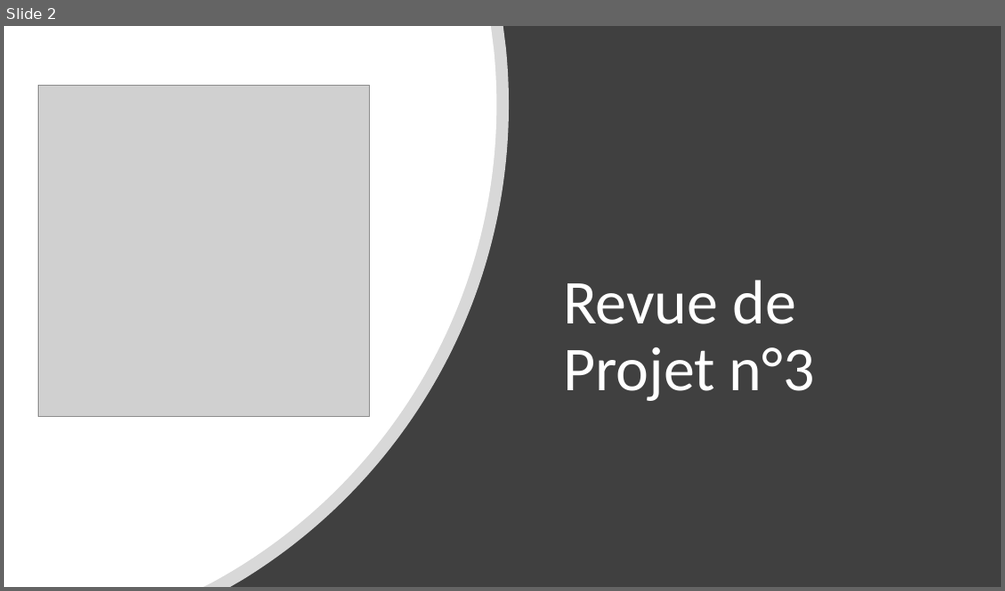
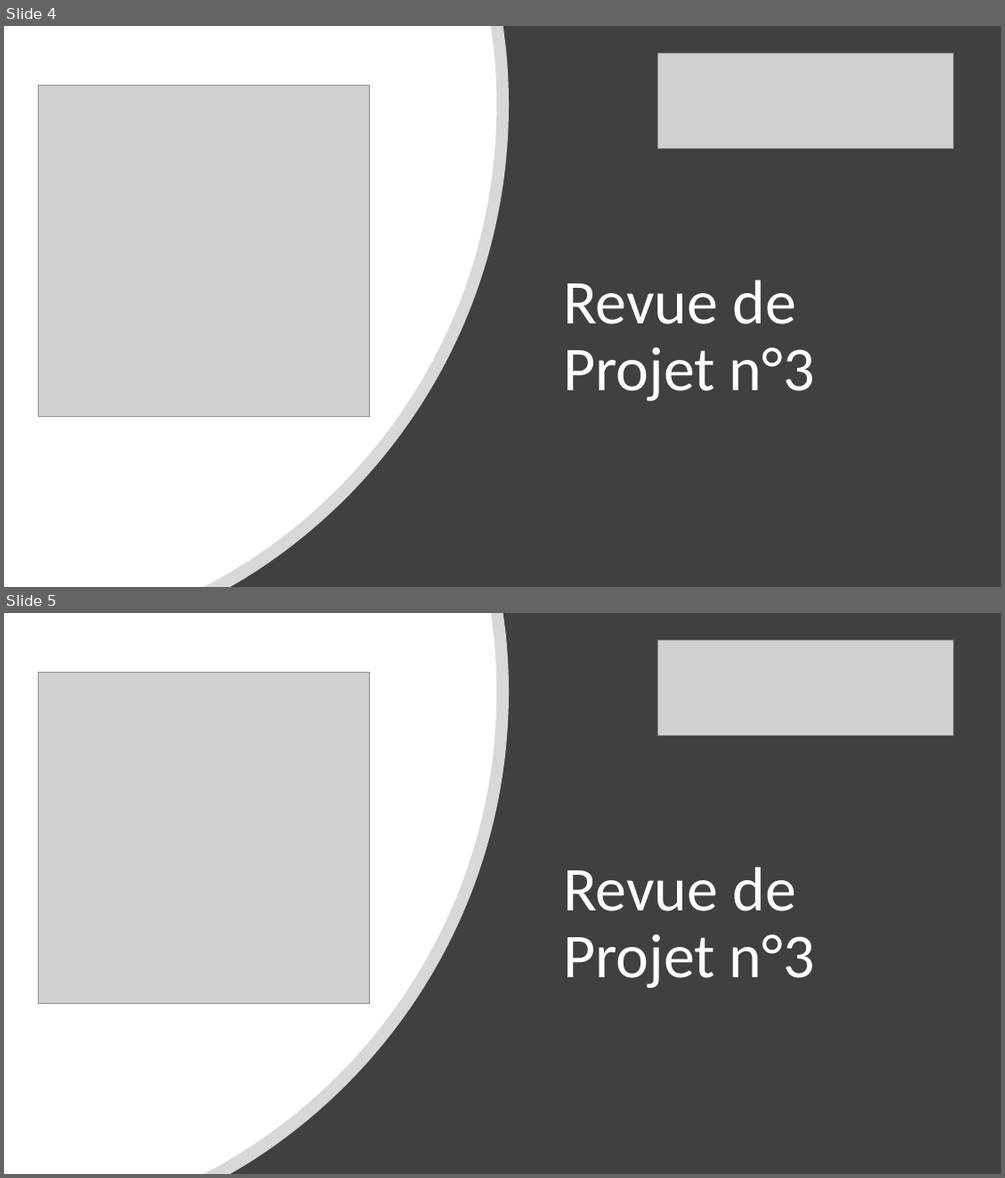
Before and after one commit to lucasminaud/projet_sfl5_serre_automatique, a slide deck: Partie personnelle Lucas MINAUD/revue/revue 3.pptx. Shown one above the other, each under a label of ours: slide 2 before the commit, slides 4 and 5 after it. The pictures are 1005x591 and 1005x1178 pixels, drawn with LibreOffice and Linux fonts; fonts in the diff are those of the drawing; grey boxes stand for pictures. Boxes give left, top, right and bottom in pixels: in the first picture for what was removed or moved away, otherwise in the second. Text is boxed around its words. In the diff, an @@ line names an element or a change of style, - is before the commit and + after.

```diff
--- a/Partie personnelle Lucas MINAUD/revue/revue 3.pptx
+++ b/Partie personnelle Lucas MINAUD/revue/revue 3.pptx
@@ slide 5 added at [4, 613, 1001, 1174], background #FFFFFF @@
@@ rectangle added at [4, 613, 1001, 1174], fill #404040 @@
@@ freeform shape added at [4, 613, 509, 1174], fill #FFFFFF at 80% opacity @@
@@ freeform shape added at [4, 613, 497, 1174], fill #FFFFFF @@
@@ picture added at [657, 640, 953, 735] @@
@@ picture added at [39, 672, 370, 1004] @@
@@ title added at [563, 867, 815, 988], 60 pt, text #FFFFFF @@
+Revue de Projet n°3
@@ what was slide 2 is now slide 4 @@
@@ slide 4 changed as well @@
@@ picture added at [657, 53, 953, 148] @@
```
Also in this commit, not shown: 1 other slide changed, 2 other slides added, 3 other files.
